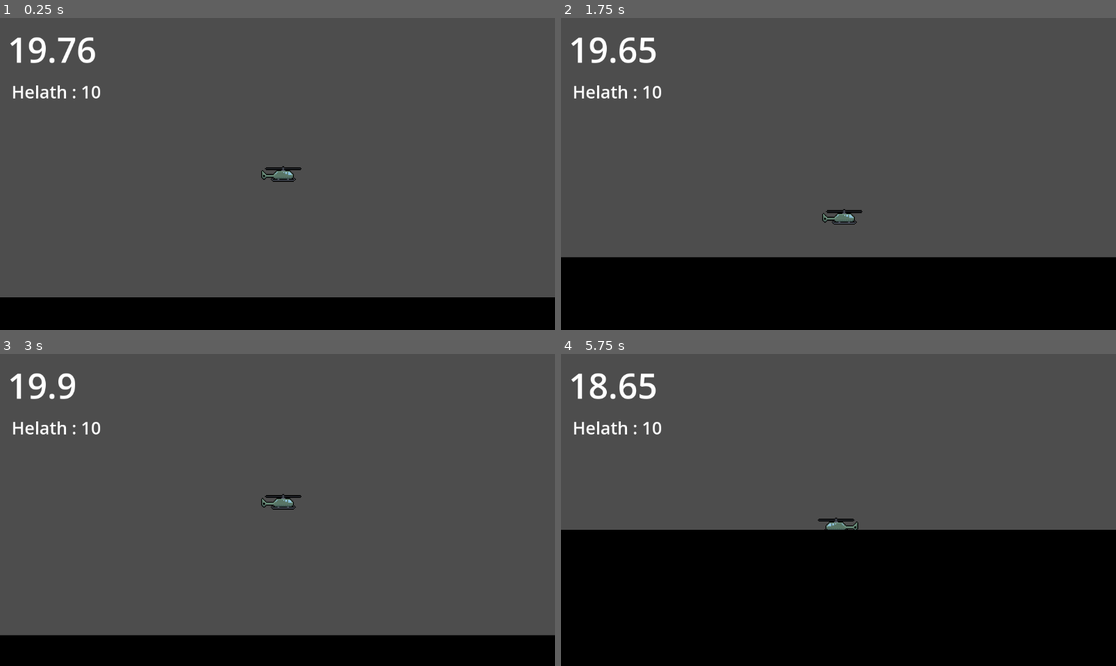
Above: before the commit, frames 1-4 (two rows, left to right).
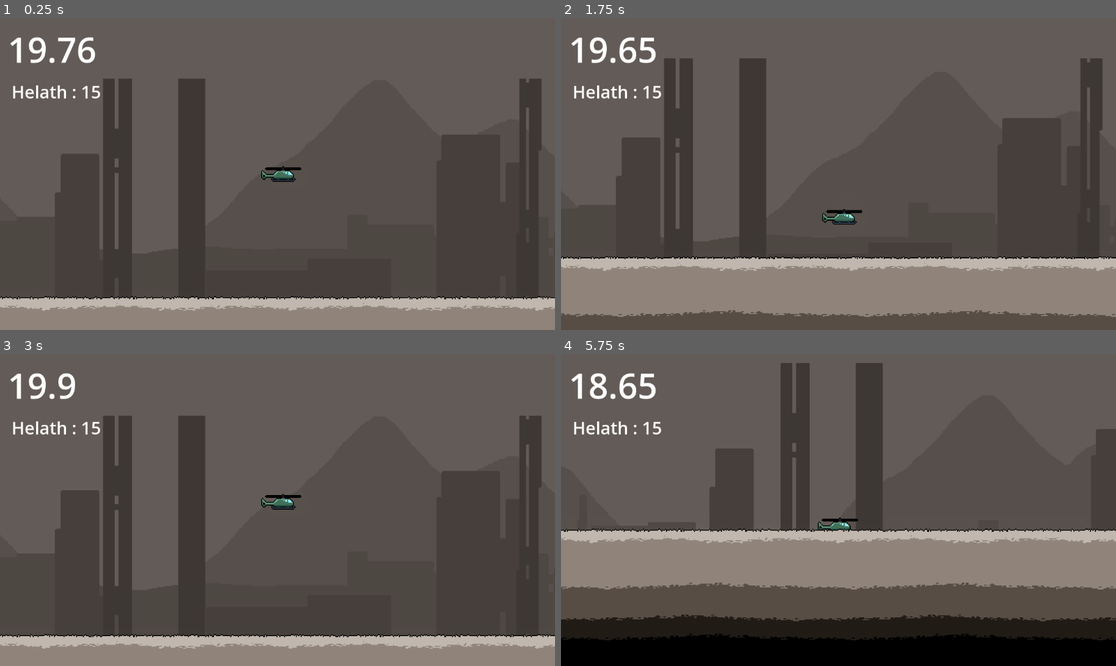
Above: after the commit, the same moments.

Repository: sirius-leaf/20s-Game-Project
Game: Godot game, scene res://Scene/Level Scene/level.tscn
The game is run twice, just before and just after one commit, with the same random seed, the same clock (stepped at 60 frames per second) and the same inputs.
Inputs:
- Up to frame 1 (0.25 s): no input
- Up to frame 2 (1.75 s): hold Right (ui_right) 0.53-1.28 s; hold Space 0.53-1.28 s; hold Down (ui_down) from 1.28 s (still down); tap R at 1.35 s; tap Space at 1.52, 1.55 s
- Up to frame 3 (3 s): tap Space at 1.82 s; release Down (ui_down) at 2.03 s; hold Right (ui_right) 2.03-2.78 s; hold Space 2.03-2.78 s; hold Up (ui_up) from 2.78 s (still down); tap R at 2.85 s
- Up to frame 4 (5.75 s): tap Space at 3.02, 3.05, 3.32, 4.52, 4.55, 4.82 s; release Up (ui_up) at 3.53 s; hold Space 3.53-4.28 s; hold Left (ui_left) 3.53-5.03 s; tap R at 4.35 s; hold Down (ui_down) from 5.03 s (still down); hold Space from 5.03 s (still down)

The runs differ from the first frame. In frame 1, 19% of the frame differs, in the area x 0-100%, y 19-100%; in frame 2, 31%; in frame 3, 19%; in frame 4, 39%, in the area x 0-100%, y 2-92%.
Error in both runs: Invalid access to property or key 'global_position' on a base object of type 'null instance'. (res://Script/turret.gd:39)

Commit message:
added background
and some visual effect

Diff:
--- a/Scene/Editor Tool/test.tscn
+++ b/Scene/Editor Tool/test.tscn
@@ -2,7 +2,7 @@
 
 [ext_resource type="PackedScene" uid="uid://cdp1ti4scnxv" path="res://Scene/Object Scene/player.tscn" id="1_g6cyb"]
 [ext_resource type="Texture2D" uid="uid://d2b0sc40y3hsr" path="res://Asset/Sprite/Just a box.png" id="2_pdfve"]
-[ext_resource type="PackedScene" uid="uid://ba1nxtlsujg3r" path="res://Scene/Object Scene/Enemy/enemy.tscn" id="4_h5lqm"]
+[ext_resource type="PackedScene" uid="uid://cmxrswgdxakxp" path="res://Scene/Object Scene/Enemy/enemy_explosive.tscn" id="4_ern0x"]
 [ext_resource type="PackedScene" uid="uid://rfgu1kbc2oqs" path="res://Scene/Object Scene/ui_canvas.tscn" id="4_i67k6"]
 
 [sub_resource type="RectangleShape2D" id="RectangleShape2D_74olo"]
@@ -49,5 +49,5 @@
 
 [node name="UI Canvas" parent="." instance=ExtResource("4_i67k6")]
 
-[node name="Enemy" parent="." instance=ExtResource("4_h5lqm")]
-position = Vector2(256, -64)
+[node name="EnemyExplosive" parent="." instance=ExtResource("4_ern0x")]
+position = Vector2(320, -128)
--- a/Scene/Level Scene/level.tscn
+++ b/Scene/Level Scene/level.tscn
@@ -1,9 +1,10 @@
-[gd_scene load_steps=16 format=3 uid="uid://xm5ntgfadppk"]
+[gd_scene load_steps=19 format=3 uid="uid://xm5ntgfadppk"]
 
 [ext_resource type="PackedScene" uid="uid://cdp1ti4scnxv" path="res://Scene/Object Scene/player.tscn" id="1_7koso"]
 [ext_resource type="Script" path="res://Script/floor.gd" id="3_3x54j"]
 [ext_resource type="Texture2D" uid="uid://d2b0sc40y3hsr" path="res://Asset/Sprite/Just a box.png" id="3_a8qrf"]
 [ext_resource type="PackedScene" uid="uid://rfgu1kbc2oqs" path="res://Scene/Object Scene/ui_canvas.tscn" id="3_bliyl"]
+[ext_resource type="Texture2D" uid="uid://cqf85lp1nhw4t" path="res://Asset/Sprite/Ground.png" id="3_rtbgs"]
 [ext_resource type="Script" path="res://Script/level_builder.gd" id="5_kv3rc"]
 [ext_resource type="PackedScene" uid="uid://ba1nxtlsujg3r" path="res://Scene/Object Scene/Enemy/enemy.tscn" id="6_rp4ib"]
 [ext_resource type="PackedScene" uid="uid://cmxrswgdxakxp" path="res://Scene/Object Scene/Enemy/enemy_explosive.tscn" id="7_yeupi"]
@@ -14,35 +15,93 @@
 [ext_resource type="PackedScene" uid="uid://culo5jm4j76bg" path="res://Scene/Object Scene/Building/wall.tscn" id="12_jh6jm"]
 [ext_resource type="PackedScene" uid="uid://dd3wvihb4gtvr" path="res://Scene/Object Scene/power_source.tscn" id="13_1aasi"]
 [ext_resource type="PackedScene" uid="uid://dtqhi113mbsae" path="res://Scene/Object Scene/target_building.tscn" id="14_xjwyx"]
+[ext_resource type="Texture2D" uid="uid://1dwpw20vdn1t" path="res://Asset/Sprite/Backgrounds.png" id="16_b7cqp"]
 
-[sub_resource type="RectangleShape2D" id="RectangleShape2D_guawl"]
-size = Vector2(768, 400)
+[sub_resource type="WorldBoundaryShape2D" id="WorldBoundaryShape2D_leog0"]
+
+[sub_resource type="Environment" id="Environment_bmfdd"]
+background_mode = 3
+glow_enabled = true
+glow_intensity = 6.9
+glow_hdr_threshold = 0.6
+adjustment_enabled = true
+adjustment_contrast = 1.6
 
 [node name="Level" type="Node2D"]
 
 [node name="Player" parent="." instance=ExtResource("1_7koso")]
 
 [node name="Player Camera" type="Camera2D" parent="Player"]
+z_index = 10
 zoom = Vector2(2, 2)
 position_smoothing_enabled = true
 
 [node name="UI Canvas" parent="." instance=ExtResource("3_bliyl")]
 
-[node name="Floor" type="RigidBody2D" parent="."]
+[node name="StaticBody2D" type="StaticBody2D" parent="."]
 position = Vector2(0, 128)
-freeze = true
-freeze_mode = 1
+
+[node name="CollisionShape2D" type="CollisionShape2D" parent="StaticBody2D"]
+shape = SubResource("WorldBoundaryShape2D_leog0")
+
+[node name="Floors" type="Node2D" parent="."]
+position = Vector2(0, 128)
 script = ExtResource("3_3x54j")
 
-[node name="JustABox" type="Sprite2D" parent="Floor"]
-modulate = Color(0, 0, 0, 1)
-position = Vector2(4.33681e-19, 200)
-scale = Vector2(24, 12.5)
+[node name="Floor" type="Sprite2D" parent="Floors"]
+z_index = 2
+position = Vector2(0, 64)
+texture = ExtResource("3_rtbgs")
+
+[node name="JustABox" type="Sprite2D" parent="Floors/Floor"]
+modulate = Color(0.129412, 0.121569, 0.113725, 1)
+position = Vector2(0, 128)
+scale = Vector2(8, 4)
 texture = ExtResource("3_a8qrf")
 
-[node name="Floor Collider" type="CollisionShape2D" parent="Floor"]
-position = Vector2(0, 200)
-shape = SubResource("RectangleShape2D_guawl")
+[node name="Floor2" type="Sprite2D" parent="Floors"]
+z_index = 2
+position = Vector2(256, 64)
+texture = ExtResource("3_rtbgs")
+
+[node name="JustABox" type="Sprite2D" parent="Floors/Floor2"]
+modulate = Color(0.129412, 0.121569, 0.113725, 1)
+position = Vector2(0, 128)
+scale = Vector2(8, 4)
+texture = ExtResource("3_a8qrf")
+
+[node name="Floor3" type="Sprite2D" parent="Floors"]
+z_index = 2
+position = Vector2(-256, 64)
+texture = ExtResource("3_rtbgs")
+
+[node name="JustABox" type="Sprite2D" parent="Floors/Floor3"]
+modulate = Color(0.129412, 0.121569, 0.113725, 1)
+position = Vector2(0, 128)
+scale = Vector2(8, 4)
+texture = ExtResource("3_a8qrf")
+
+[node name="Floor4" type="Sprite2D" parent="Floors"]
+z_index = 2
+position = Vector2(-512, 64)
+texture = ExtResource("3_rtbgs")
+
+[node name="JustABox" type="Sprite2D" parent="Floors/Floor4"]
+modulate = Color(0.129412, 0.121569, 0.113725, 1)
+position = Vector2(0, 128)
+scale = Vector2(8, 4)
+texture = ExtResource("3_a8qrf")
+
+[node name="Floor5" type="Sprite2D" parent="Floors"]
+z_index = 2
+position = Vector2(512, 64)
+texture = ExtResource("3_rtbgs")
+
+[node name="JustABox" type="Sprite2D" parent="Floors/Floor5"]
+modulate = Color(0.129412, 0.121569, 0.113725, 1)
+position = Vector2(0, 128)
+scale = Vector2(8, 4)
+texture = ExtResource("3_a8qrf")
 
 [node name="LevelBuilder" type="Marker2D" parent="."]
 position = Vector2(384, 128)
@@ -56,3 +115,52 @@
 [node name="Timer" type="Timer" parent="LevelBuilder"]
 wait_time = 0.05
 autostart = true
+
+[node name="ParallaxBackground" type="ParallaxBackground" parent="."]
+
+[node name="ParallaxLayer" type="ParallaxLayer" parent="ParallaxBackground"]
+modulate = Color(0.4, 0.382733, 0.372, 1)
+motion_scale = Vector2(0.2, 0.2)
+motion_offset = Vector2(0, 125)
+motion_mirroring = Vector2(1280, 0)
+
+[node name="Buildings" type="Sprite2D" parent="ParallaxBackground/ParallaxLayer"]
+texture = ExtResource("16_b7cqp")
+region_enabled = true
+region_rect = Rect2(0, 0, 1280, 256)
+
+[node name="ParallaxLayer2" type="ParallaxLayer" parent="ParallaxBackground"]
+modulate = Color(0.4, 0.382733, 0.372, 1)
+motion_scale = Vector2(0.3, 0.3)
+motion_offset = Vector2(0, 140)
+motion_mirroring = Vector2(1280, 0)
+
+[node name="Buildings" type="Sprite2D" parent="ParallaxBackground/ParallaxLayer2"]
+texture = ExtResource("16_b7cqp")
+region_enabled = true
+region_rect = Rect2(0, 256, 1280, 256)
+
+[node name="ParallaxLayer3" type="ParallaxLayer" parent="ParallaxBackground"]
+modulate = Color(0.4, 0.382733, 0.372, 1)
+motion_scale = Vector2(0.4, 0.4)
+motion_offset = Vector2(0, 140)
+motion_mirroring = Vector2(1280, 0)
+
+[node name="Buildings" type="Sprite2D" parent="ParallaxBackground/ParallaxLayer3"]
+texture = ExtResource("16_b7cqp")
+region_enabled = true
+region_rect = Rect2(0, 512, 1280, 256)
+
+[node name="ParallaxLayer4" type="ParallaxLayer" parent="ParallaxBackground"]
+modulate = Color(0.4, 0.3846, 0.372, 1)
+motion_scale = Vector2(0.5, 0.5)
+motion_offset = Vector2(0, 110)
+motion_mirroring = Vector2(1280, 0)
+
+[node name="Buildings" type="Sprite2D" parent="ParallaxBackground/ParallaxLayer4"]
+texture = ExtResource("16_b7cqp")
+region_enabled = true
+region_rect = Rect2(0, 768, 1280, 256)
+
+[node name="WorldEnvironment" type="WorldEnvironment" parent="."]
+environment = SubResource("Environment_bmfdd")
--- a/Scene/Object Scene/Building/building_1.tscn
+++ b/Scene/Object Scene/Building/building_1.tscn
@@ -11,6 +11,7 @@
 collision_mask = 3
 
 [node name="BuildingSprite" type="Sprite2D" parent="."]
+z_index = 1
 position = Vector2(128, -64.5)
 texture = ExtResource("1_k4epf")
 region_enabled = true
--- a/Scene/Object Scene/Building/building_2.tscn
+++ b/Scene/Object Scene/Building/building_2.tscn
@@ -11,6 +11,7 @@
 collision_mask = 3
 
 [node name="JustABox" type="Sprite2D" parent="."]
+z_index = 1
 position = Vector2(64, -64)
 texture = ExtResource("1_genhf")
 region_enabled = true
--- a/Scene/Object Scene/Building/building_3.tscn
+++ b/Scene/Object Scene/Building/building_3.tscn
@@ -11,6 +11,7 @@
 collision_mask = 3
 
 [node name="JustABox" type="Sprite2D" parent="."]
+z_index = 1
 position = Vector2(192, -64)
 texture = ExtResource("1_4xcxp")
 region_enabled = true
--- a/Scene/Object Scene/Building/wall.tscn
+++ b/Scene/Object Scene/Building/wall.tscn
@@ -10,6 +10,7 @@
 collision_mask = 3
 
 [node name="WallSprite" type="Sprite2D" parent="."]
+z_index = 1
 position = Vector2(0, -97)
 texture = ExtResource("1_ati88")
 region_enabled = true
--- a/Scene/Object Scene/Bullet/enemy_shockwave.tscn
+++ b/Scene/Object Scene/Bullet/enemy_shockwave.tscn
@@ -1,16 +1,21 @@
-[gd_scene load_steps=4 format=3 uid="uid://l86d6t1egl68"]
+[gd_scene load_steps=5 format=3 uid="uid://l86d6t1egl68"]
 
-[ext_resource type="Script" path="res://Script/Bullet/bullet.gd" id="1_5v67k"]
+[ext_resource type="Script" path="res://Script/Bullet/enemy_shockwave.gd" id="1_7qa30"]
 [ext_resource type="Texture2D" uid="uid://bt50g0u7dai1u" path="res://Asset/Sprite/Circlee.png" id="1_ijmh4"]
 
 [sub_resource type="CircleShape2D" id="CircleShape2D_x45li"]
 radius = 64.0
 
+[sub_resource type="Curve" id="Curve_d5502"]
+_data = [Vector2(0, 1), 0.0, 0.01, 0, 0, Vector2(1, 0), -3.077, 0.0, 0, 0]
+point_count = 2
+
 [node name="EnemyShockwave" type="Area2D"]
-script = ExtResource("1_5v67k")
+script = ExtResource("1_7qa30")
 move = false
 
 [node name="Circlee" type="Sprite2D" parent="."]
+visible = false
 scale = Vector2(4, 4)
 texture = ExtResource("1_ijmh4")
 
@@ -22,4 +27,18 @@
 one_shot = true
 autostart = true
 
+[node name="CPUParticles2D" type="CPUParticles2D" parent="."]
+emitting = false
+amount = 10
+lifetime = 0.2
+one_shot = true
+explosiveness = 1.0
+texture = ExtResource("1_ijmh4")
+spread = 180.0
+gravity = Vector2(0, 0)
+initial_velocity_max = 30.0
+scale_amount_max = 4.5
+scale_amount_curve = SubResource("Curve_d5502")
+
+[connection signal="body_entered" from="." to="." method="_on_body_entered"]
 [connection signal="timeout" from="LifeTime" to="." method="_on_life_time_timeout"]
--- a/Scene/Object Scene/Enemy/enemy.tscn
+++ b/Scene/Object Scene/Enemy/enemy.tscn
@@ -28,9 +28,10 @@
 linear_damp = 5.0
 
 [node name="Enemies" type="Sprite2D" parent="EnemyBody"]
+position = Vector2(0, -1.5)
 texture = ExtResource("3_1vcy7")
 region_enabled = true
-region_rect = Rect2(0, 0, 34, 18)
+region_rect = Rect2(35, 0, 34, 21)
 
 [node name="CollisionShape2D" type="CollisionShape2D" parent="EnemyBody"]
 shape = SubResource("CircleShape2D_vinrq")
--- a/Scene/Object Scene/Enemy/enemy_explosive.tscn
+++ b/Scene/Object Scene/Enemy/enemy_explosive.tscn
@@ -29,10 +29,9 @@
 linear_damp = 5.0
 
 [node name="JustABox" type="Sprite2D" parent="EnemyBody"]
-position = Vector2(0, -1.5)
 texture = ExtResource("3_5a72o")
 region_enabled = true
-region_rect = Rect2(35, 0, 34, 21)
+region_rect = Rect2(0, 0, 34, 18)
 
 [node name="CollisionShape2D" type="CollisionShape2D" parent="EnemyBody"]
 shape = SubResource("CircleShape2D_vinrq")
--- a/Scene/Object Scene/player.tscn
+++ b/Scene/Object Scene/player.tscn
@@ -34,4 +34,5 @@
 wait_time = 0.1
 autostart = true
 
+[connection signal="body_entered" from="." to="." method="_on_body_entered"]
 [connection signal="timeout" from="FireRate" to="." method="_on_fire_rate_timeout"]
--- a/Scene/Object Scene/power_source.tscn
+++ b/Scene/Object Scene/power_source.tscn
@@ -12,6 +12,7 @@
 script = ExtResource("1_p0r6m")
 
 [node name="Sprite" type="Sprite2D" parent="."]
+z_index = 1
 position = Vector2(0, -49)
 texture = ExtResource("2_d1iye")
 region_enabled = true
--- a/Scene/Object Scene/target_building.tscn
+++ b/Scene/Object Scene/target_building.tscn
@@ -1,15 +1,21 @@
-[gd_scene load_steps=3 format=3 uid="uid://dtqhi113mbsae"]
+[gd_scene load_steps=5 format=3 uid="uid://dtqhi113mbsae"]
 
+[ext_resource type="Script" path="res://Script/target_building.gd" id="1_4kiv7"]
 [ext_resource type="Texture2D" uid="uid://bcdl5ylhwo084" path="res://Asset/Sprite/Buildings.png" id="1_bn0kp"]
 
 [sub_resource type="RectangleShape2D" id="RectangleShape2D_sgflv"]
 size = Vector2(320, 128)
 
+[sub_resource type="RectangleShape2D" id="RectangleShape2D_f07vk"]
+size = Vector2(256, 576)
+
 [node name="TargetBuilding" type="StaticBody2D"]
 collision_layer = 3
 collision_mask = 3
+script = ExtResource("1_4kiv7")
 
 [node name="JustABox" type="Sprite2D" parent="."]
+z_index = 1
 position = Vector2(164, -66)
 texture = ExtResource("1_bn0kp")
 region_enabled = true
@@ -18,3 +24,11 @@
 [node name="CollisionShape2D" type="CollisionShape2D" parent="."]
 position = Vector2(160, -64)
 shape = SubResource("RectangleShape2D_sgflv")
+
+[node name="Area2D" type="Area2D" parent="." groups=["Target"]]
+
+[node name="CollisionShape2D" type="CollisionShape2D" parent="Area2D"]
+position = Vector2(160, -416)
+shape = SubResource("RectangleShape2D_f07vk")
+
+[connection signal="body_entered" from="Area2D" to="." method="_on_area_2d_body_entered"]
--- /dev/null
+++ b/Script/Bullet/enemy_shockwave.gd
@@ -0,0 +1,10 @@
+extends "res://Script/Bullet/bullet.gd"
+
+@onready var cpu_particles_2d: CPUParticles2D = $CPUParticles2D
+
+func _ready():
+	cpu_particles_2d.restart()
+
+func _on_body_entered(body):
+	if body.is_in_group("Player"):
+		body.healthValue -= 5
--- a/Script/floor.gd
+++ b/Script/floor.gd
@@ -1,6 +1,11 @@
-extends RigidBody2D
+extends Node2D
 
 @onready var camera: Camera2D = $"../Player/Player Camera"
 
 func _process(delta):
-	global_position.x = camera.global_position.x
+	var distanceToPlayer := camera.global_position.x - global_position.x
+
+	if distanceToPlayer > 256.0:
+		global_position.x += 256.0
+	elif distanceToPlayer < -256.0:
+		global_position.x -= 256.0
--- a/Script/player.gd
+++ b/Script/player.gd
@@ -3,11 +3,14 @@
 @export var playerMoveSpeed: float
 @export var bulletScene: PackedScene
 
-var healthValue := 10
+var healthValue := 15
+var insideTarget := false
+var powerSourceDestroyed := 0
 
 var _rng := RandomNumberGenerator.new()
 var _shoot := false
 var _direction := 1
+var _alive := true
 
 @onready var bullet_spawner: Marker2D = $BulletSpawner
 @onready var player_sprite: Sprite2D = $Player
@@ -17,15 +20,14 @@
 	var moveInput := Vector2(Input.get_axis("ui_left", "ui_right"),
 			Input.get_axis("ui_up", "ui_down"))
 
-	_shoot = true if Input.is_key_pressed(KEY_SPACE) else false
+	_shoot = true if Input.is_key_pressed(KEY_SPACE) and _alive else false
 
 	# move the player
-	if moveInput:
+	if moveInput and _alive:
 		apply_central_force(moveInput * playerMoveSpeed)
 
-		if not Input.is_key_pressed(KEY_SPACE):
-			_direction = 1 if moveInput.x >= 0 else -1
-			player_sprite.flip_h = true if moveInput.x < 0 else false
+		_direction = 1 if moveInput.x >= 0 else -1
+		player_sprite.flip_h = true if moveInput.x < 0 else false
 
 	bullet_spawner.position.x = 16.0 * _direction
 
@@ -36,10 +38,19 @@
 	# rotate player to match move direction
 	rotation_degrees = linear_velocity.x / 400 * 30
 
+	if healthValue <= 0 and _alive:
+		game_over()
+		_alive = false
+
 
 func _on_fire_rate_timeout():
 	if _shoot:
 		shoot()
+
+
+func _on_body_entered(body):
+	if body.is_in_group("Target"):
+		print("sfdjkdsfjkdsfjkhl")
 
 
 func ReduceHealth(damage: int):
@@ -51,3 +62,11 @@
 	bullet.global_position = bullet_spawner.global_position
 	bullet.global_rotation_degrees = (90.0 - 45.0 * _direction) + _rng.randf_range(-3.0, 3.0)
 	get_tree().root.get_child(0).add_child(bullet)
+
+
+func game_over():
+	player_sprite.visible = false
+
+	await get_tree().create_timer(1.0).timeout
+
+	get_tree().reload_current_scene()
--- a/Script/power_source.gd
+++ b/Script/power_source.gd
@@ -4,4 +4,5 @@
 
 func _process(delta):
 	if health <= 0:
+		$"../Player".powerSourceDestroyed += 1
 		queue_free()
--- /dev/null
+++ b/Script/target_building.gd
@@ -0,0 +1,6 @@
+extends StaticBody2D
+
+
+func _on_area_2d_body_entered(body):
+	if body.is_in_group("Player"):
+		body.insideTarget = true
--- /dev/null
+++ b/Shader/bloom.gdshader
@@ -0,0 +1,14 @@
+shader_type canvas_item;
+
+uniform sampler2D SCREEN_TEXTURE : hint_screen_texture, repeat_disable,filter_nearest;
+uniform float threshold : hint_range(0.0, 1.0) = 1.0;
+
+void fragment(){
+	vec4 screen = texture(SCREEN_TEXTURE, FRAGCOORD.xy * SCREEN_PIXEL_SIZE);
+
+	float maxValue = max(max(screen.r, screen.g), screen.b);
+	maxValue = step(threshold, maxValue);
+	screen.rgb += vec3(maxValue);
+
+	COLOR = screen;
+}
--- /dev/null
+++ b/Shader/new_shader.tres
@@ -0,0 +1,44 @@
+[gd_resource type="VisualShader" load_steps=4 format=3 uid="uid://bmftagjjbt2nq"]
+
+[sub_resource type="VisualShaderNodeColorFunc" id="VisualShaderNodeColorFunc_pra0d"]
+
+[sub_resource type="VisualShaderNodeColorOp" id="VisualShaderNodeColorOp_anshv"]
+operator = 4
+
+[sub_resource type="VisualShaderNodeInput" id="VisualShaderNodeInput_lh14w"]
+input_name = "color"
+
+[resource]
+code = "shader_type canvas_item;
+render_mode blend_mix;
+
+
+
+
+void fragment() {
+	vec3 n_out2p0;
+// ColorFunc:2
+	vec3 n_in2p0 = vec3(0.00000, 0.00000, 0.00000);
+	{
+		vec3 c = n_in2p0;
+		float max1 = max(c.r, c.g);
+		float max2 = max(max1, c.b);
+		n_out2p0 = vec3(max2, max2, max2);
+	}
+
+
+// Output:0
+	COLOR.rgb = n_out2p0;
+
+
+}
+"
+mode = 1
+flags/light_only = false
+nodes/fragment/2/node = SubResource("VisualShaderNodeColorFunc_pra0d")
+nodes/fragment/2/position = Vector2(140, 260)
+nodes/fragment/3/node = SubResource("VisualShaderNodeColorOp_anshv")
+nodes/fragment/3/position = Vector2(144, 107.5)
+nodes/fragment/4/node = SubResource("VisualShaderNodeInput_lh14w")
+nodes/fragment/4/position = Vector2(60, 220)
+nodes/fragment/connections = PackedInt32Array(2, 0, 0, 0)
--- a/project.godot
+++ b/project.godot
@@ -12,46 +12,46 @@
 
 config/name="20s Thingy"
 run/main_scene="res://Scene/Level Scene/level.tscn"
-config/features=PackedStringArray("4.2", "GL Compatibility")
+config/features=PackedStringArray("4.3", "GL Compatibility")
 config/icon="res://icon.svg"
 
 [input]
 
 ui_left={
 "deadzone": 0.5,
-"events": [Object(InputEventKey,"resource_local_to_scene":fa …(174 unchanged characters)… l_keycode":0,"key_label":0,"unicode":0,"echo":false,"script":null)
+"events": [Object(InputEventKey,"resource_local_to_scene":fa …(174 unchanged characters)… l_keycode":0,"key_label":0,"unicode":0,"location":0,"echo":false,"script":null)
 , Object(InputEventJoypadButton,"resource_local_to_scene":false,"resource_name":"","device":0,"button_index":13,"pressure":0.0,"pressed":false,"script":null)
 , Object(InputEventJoypadMotion,"resource_local_to_scene":false,"resource_name":"","device":0,"axis":0,"axis_value":-1.0,"script":null)
-, Object(InputEventKey,"resource_local_to_scene":false,"reso …(162 unchanged characters)… keycode":65,"key_label":0,"unicode":97,"echo":false,"script":null)
+, Object(InputEventKey,"resource_local_to_scene":false,"reso …(162 unchanged characters)… keycode":65,"key_label":0,"unicode":97,"location":0,"echo":false,"script":null)
 ]
 }
 ui_right={
 "deadzone": 0.5,
-"events": [Object(InputEventKey,"resource_local_to_scene":fa …(174 unchanged characters)… l_keycode":0,"key_label":0,"unicode":0,"echo":false,"script":null)
+"events": [Object(InputEventKey,"resource_local_to_scene":fa …(174 unchanged characters)… l_keycode":0,"key_label":0,"unicode":0,"location":0,"echo":false,"script":null)
 , Object(InputEventJoypadButton,"resource_local_to_scene":false,"resource_name":"","device":0,"button_index":14,"pressure":0.0,"pressed":false,"script":null)
 , Object(InputEventJoypadMotion,"resource_local_to_scene":false,"resource_name":"","device":0,"axis":0,"axis_value":1.0,"script":null)
-, Object(InputEventKey,"resource_local_to_scene":false,"reso …(163 unchanged characters)… eycode":68,"key_label":0,"unicode":100,"echo":false,"script":null)
+, Object(InputEventKey,"resource_local_to_scene":false,"reso …(163 unchanged characters)… eycode":68,"key_label":0,"unicode":100,"location":0,"echo":false,"script":null)
 ]
 }
 ui_up={
 "deadzone": 0.5,
-"events": [Object(InputEventKey,"resource_local_to_scene":fa …(174 unchanged characters)… l_keycode":0,"key_label":0,"unicode":0,"echo":false,"script":null)
+"events": [Object(InputEventKey,"resource_local_to_scene":fa …(174 unchanged characters)… l_keycode":0,"key_label":0,"unicode":0,"location":0,"echo":false,"script":null)
 , Object(InputEventJoypadButton,"resource_local_to_scene":false,"resource_name":"","device":0,"button_index":11,"pressure":0.0,"pressed":false,"script":null)
 , Object(InputEventJoypadMotion,"resource_local_to_scene":false,"resource_name":"","device":0,"axis":1,"axis_value":-1.0,"script":null)
-, Object(InputEventKey,"resource_local_to_scene":false,"reso …(163 unchanged characters)… eycode":87,"key_label":0,"unicode":119,"echo":false,"script":null)
+, Object(InputEventKey,"resource_local_to_scene":false,"reso …(163 unchanged characters)… eycode":87,"key_label":0,"unicode":119,"location":0,"echo":false,"script":null)
 ]
 }
 ui_down={
 "deadzone": 0.5,
-"events": [Object(InputEventKey,"resource_local_to_scene":fa …(174 unchanged characters)… l_keycode":0,"key_label":0,"unicode":0,"echo":false,"script":null)
+"events": [Object(InputEventKey,"resource_local_to_scene":fa …(174 unchanged characters)… l_keycode":0,"key_label":0,"unicode":0,"location":0,"echo":false,"script":null)
 , Object(InputEventJoypadButton,"resource_local_to_scene":false,"resource_name":"","device":0,"button_index":12,"pressure":0.0,"pressed":false,"script":null)
 , Object(InputEventJoypadMotion,"resource_local_to_scene":false,"resource_name":"","device":0,"axis":1,"axis_value":1.0,"script":null)
-, Object(InputEventKey,"resource_local_to_scene":false,"reso …(163 unchanged characters)… eycode":83,"key_label":0,"unicode":115,"echo":false,"script":null)
+, Object(InputEventKey,"resource_local_to_scene":false,"reso …(163 unchanged characters)… eycode":83,"key_label":0,"unicode":115,"location":0,"echo":false,"script":null)
 ]
 }
 ui_restart={
 "deadzone": 0.5,
-"events": [Object(InputEventKey,"resource_local_to_scene":fa …(172 unchanged characters)… eycode":82,"key_label":0,"unicode":114,"echo":false,"script":null)
+"events": [Object(InputEventKey,"resource_local_to_scene":fa …(172 unchanged characters)… eycode":82,"key_label":0,"unicode":114,"location":0,"echo":false,"script":null)
 ]
 }
 
@@ -61,3 +61,5 @@
 renderer/rendering_method="gl_compatibility"
 renderer/rendering_method.mobile="gl_compatibility"
 textures/vram_compression/import_etc2_astc=true
+environment/defaults/default_clear_color=Color(0.43, 0.411438, 0.3999, 1)
+viewport/hdr_2d=true
Binary file added: Asset/Sprite/Backgrounds.png
Not shown, added: Asset/Sprite/Backgrounds.png.import
Not shown, changed: export_presets.cfg
